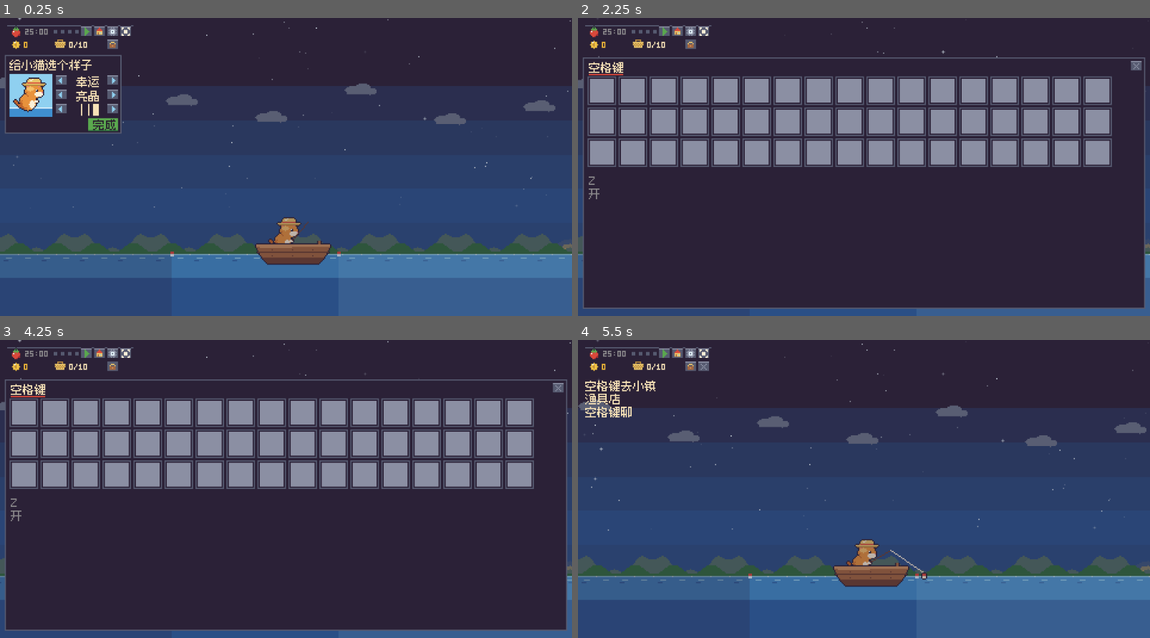
Above: before the commit, frames 1-4 (two rows, left to right).
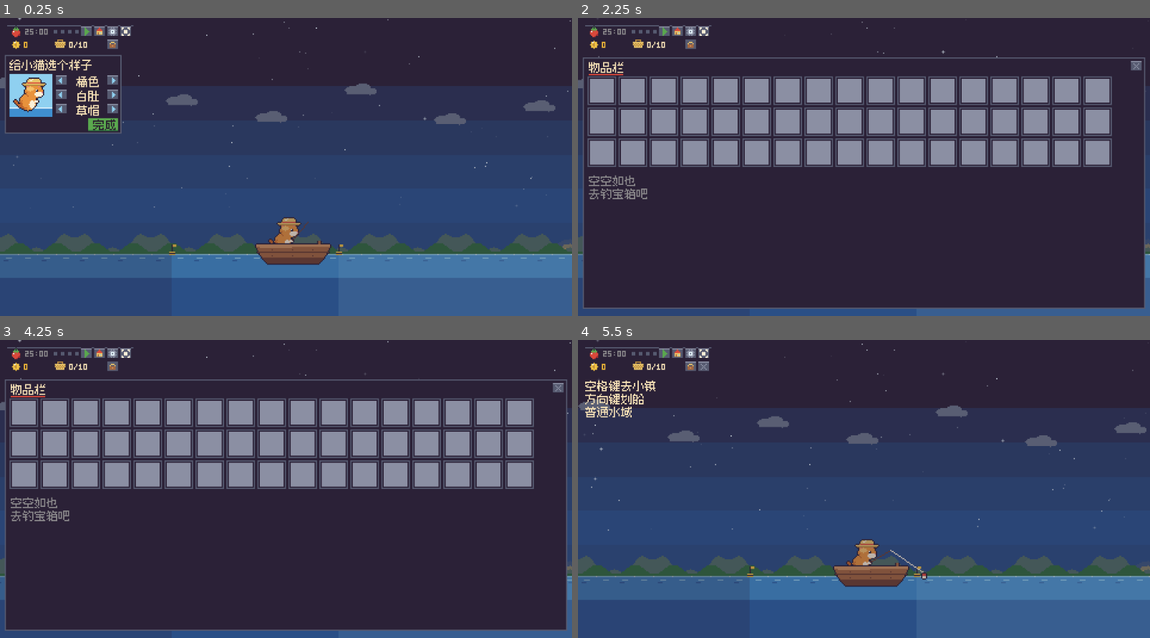
Above: after the commit, the same moments.

Repository: jiahecairen/pixel-cat-fishing
Game: Godot game, scene res://presentation/main.tscn
Same seed, same stepped clock (60 frames per second), same inputs: the game is played once before the commit and once after it.
Inputs (mouse positions are in pixels of both pictures, inside the frame that each line leads up to):
- Up to frame 1 (0.25 s): no input
- Up to frame 2 (2.25 s): tap Enter at 0.5, 0.6 s; move the mouse to (989, 152) at 0.52 s; hold Right 0.53-1.25 s; click (989, 152) at 0.67 s; tap Space at 0.77 s; drag from (749, 181) to (835, 226) at 1.27 s; move the mouse to (921, 101) at 2.02 s; hold Right from 2.03 s (still down); tap Tab at 2.1 s
- Up to frame 3 (4.25 s): release Right at 2.75 s; tap Space at 2.75, 3.77 s; drag from (257, 548) to (114, 444) at 2.77 s; tap Enter at 3.5, 3.6 s; move the mouse to (457, 533) at 3.52 s; hold Left from 3.53 s (still down)
- Up to frame 4 (5.5 s): release Left at 4.25 s; tap Space at 4.25 s; drag from (692, 444) to (778, 414) at 4.27 s; tap Enter at 5 s; move the mouse to (892, 489) at 5.02 s; hold Down from 5.03 s (still down); tap Tab at 5.1 s; click (892, 489) at 5.17 s

The runs differ from the first frame. In frame 1, 0.3% of the frame differs, in the area x 13-61%, y 19-81%; in frame 2, 0.5%, in the area x 1-13%, y 14-61%; in frame 3, 0.5%; in frame 4, 0.5%.

Commit message:
v0.31 图鉴数量改悬停显示、鱼摊右半边可摆摊、浮标换样式；修正v0.30提交里回退的素材/测试/生成脚本
Co-Authored-By: Claude Sonnet 5.5 <noreply@anthropic.com>
Claude-Session: https://claude.ai/code/session_01MGVgxpnz2EqSwpVSKzj7dd

Diff:
--- a/core/game.gd
+++ b/core/game.gd
@@ -301,6 +301,10 @@
 		x0 = x1
 	return out
 
+## 船能划到的左右边界（船左端的世界坐标）。
+func boat_limits() -> Vector2:
+	return Vector2(float(_water.get("boat_min_x", 30)), float(_water.get("boat_max_x", 440)))
+
 func can_steer() -> bool:
 	return (journey.activity() == Journey.Activity.FISHING or journey.activity() == Journey.Activity.IDLE_FULL) and not pomodoro.is_break()
 
--- a/presentation/labels.gd
+++ b/presentation/labels.gd
@@ -34,80 +34,81 @@
 	"市场": Rect2(0, 290, 19, 10),
 	"鱼摊": Rect2(0, 300, 19, 10),
 	"方向键划船": Rect2(0, 310, 49, 10),
-	"浅滩": Rect2(0, 320, 19, 10),
-	"普通水域": Rect2(0, 330, 39, 10),
-	"深水区": Rect2(0, 340, 29, 10),
-	"水果": Rect2(0, 350, 19, 10),
-	"蔬菜": Rect2(0, 360, 19, 10),
-	"面包": Rect2(0, 370, 19, 10),
-	"鲜花": Rect2(0, 380, 19, 10),
-	"小猫的家": Rect2(0, 390, 39, 10),
-	"裁缝铺": Rect2(0, 400, 29, 10),
-	"渔具店": Rect2(0, 410, 29, 10),
-	"空格键进入": Rect2(0, 420, 49, 10),
-	"空格键聊天": Rect2(0, 430, 49, 10),
-	"确定要退出吗": Rect2(0, 440, 59, 10),
-	"退出": Rect2(0, 450, 19, 10),
-	"取消": Rect2(0, 460, 19, 10),
-	"宝箱": Rect2(0, 470, 19, 10),
-	"物品栏": Rect2(0, 480, 29, 10),
-	"使用": Rect2(0, 490, 19, 10),
-	"空空如也": Rect2(0, 500, 39, 10),
-	"生效中": Rect2(0, 510, 29, 10),
-	"去钓宝箱吧": Rect2(0, 520, 49, 10),
-	"欢迎光临": Rect2(0, 530, 39, 10),
-	"空格键出门": Rect2(0, 540, 49, 10),
-	"空格键看货": Rect2(0, 550, 49, 10),
-	"空格键照镜子": Rect2(0, 560, 59, 10),
-	"空格键看图鉴": Rect2(0, 570, 59, 10),
-	"空格键看统计": Rect2(0, 580, 59, 10),
-	"空格键小睡": Rect2(0, 590, 49, 10),
-	"Z": Rect2(0, 600, 5, 10),
-	"真实天气": Rect2(0, 610, 39, 10),
-	"开": Rect2(0, 620, 9, 10),
-	"关": Rect2(0, 630, 9, 10),
-	"休息时才能小睡": Rect2(0, 640, 69, 10),
-	"已经睡饱了": Rect2(0, 650, 49, 10),
-	"小猫睡得真香": Rect2(0, 660, 59, 10),
-	"今天的鱼真新鲜": Rect2(0, 670, 69, 10),
-	"听说金锦鲤很稀有": Rect2(0, 680, 79, 10),
-	"专注时鱼更值钱": Rect2(0, 690, 69, 10),
-	"别让小猫饿着了": Rect2(0, 700, 69, 10),
-	"天气真好呀": Rect2(0, 710, 49, 10),
-	"你的帽子真好看": Rect2(0, 720, 69, 10),
-	"泥鳅": Rect2(0, 730, 19, 10),
-	"小鲫鱼": Rect2(0, 740, 29, 10),
-	"鳊鱼": Rect2(0, 750, 19, 10),
-	"鲈鱼": Rect2(0, 760, 19, 10),
-	"草鱼": Rect2(0, 770, 19, 10),
-	"鲶鱼": Rect2(0, 780, 19, 10),
-	"鳜鱼": Rect2(0, 790, 19, 10),
-	"金锦鲤": Rect2(0, 800, 29, 10),
-	"银龙鱼": Rect2(0, 810, 29, 10),
-	"橘色": Rect2(0, 820, 19, 10),
-	"灰色": Rect2(0, 830, 19, 10),
-	"黑色": Rect2(0, 840, 19, 10),
-	"白色": Rect2(0, 850, 19, 10),
-	"棕色": Rect2(0, 860, 19, 10),
-	"金色": Rect2(0, 870, 19, 10),
-	"纯色": Rect2(0, 880, 19, 10),
-	"白肚": Rect2(0, 890, 19, 10),
-	"虎斑": Rect2(0, 900, 19, 10),
-	"条纹": Rect2(0, 910, 19, 10),
-	"无帽": Rect2(0, 920, 19, 10),
-	"草帽": Rect2(0, 930, 19, 10),
-	"渔夫帽": Rect2(0, 940, 29, 10),
-	"贝雷帽": Rect2(0, 950, 29, 10),
-	"漂流瓶": Rect2(0, 960, 29, 10),
-	"打开看看有什么": Rect2(0, 970, 69, 10),
-	"幸运鱼饵": Rect2(0, 980, 39, 10),
-	"十分钟内更走运": Rect2(0, 990, 69, 10),
-	"招财铃": Rect2(0, 1000, 29, 10),
-	"接下来五单翻倍": Rect2(0, 1010, 69, 10),
-	"藏宝图碎片": Rect2(0, 1020, 49, 10),
-	"集齐四片能寻宝": Rect2(0, 1030, 69, 10),
-	"珍珠": Rect2(0, 1040, 19, 10),
-	"亮晶晶的很值钱": Rect2(0, 1050, 69, 10),
-	"旧靴子": Rect2(0, 1060, 29, 10),
-	"不知道是谁的": Rect2(0, 1070, 59, 10),
+	"空格键摆摊": Rect2(0, 320, 49, 10),
+	"浅滩": Rect2(0, 330, 19, 10),
+	"普通水域": Rect2(0, 340, 39, 10),
+	"深水区": Rect2(0, 350, 29, 10),
+	"水果": Rect2(0, 360, 19, 10),
+	"蔬菜": Rect2(0, 370, 19, 10),
+	"面包": Rect2(0, 380, 19, 10),
+	"鲜花": Rect2(0, 390, 19, 10),
+	"小猫的家": Rect2(0, 400, 39, 10),
+	"裁缝铺": Rect2(0, 410, 29, 10),
+	"渔具店": Rect2(0, 420, 29, 10),
+	"空格键进入": Rect2(0, 430, 49, 10),
+	"空格键聊天": Rect2(0, 440, 49, 10),
+	"确定要退出吗": Rect2(0, 450, 59, 10),
+	"退出": Rect2(0, 460, 19, 10),
+	"取消": Rect2(0, 470, 19, 10),
+	"宝箱": Rect2(0, 480, 19, 10),
+	"物品栏": Rect2(0, 490, 29, 10),
+	"使用": Rect2(0, 500, 19, 10),
+	"空空如也": Rect2(0, 510, 39, 10),
+	"生效中": Rect2(0, 520, 29, 10),
+	"去钓宝箱吧": Rect2(0, 530, 49, 10),
+	"欢迎光临": Rect2(0, 540, 39, 10),
+	"空格键出门": Rect2(0, 550, 49, 10),
+	"空格键看货": Rect2(0, 560, 49, 10),
+	"空格键照镜子": Rect2(0, 570, 59, 10),
+	"空格键看图鉴": Rect2(0, 580, 59, 10),
+	"空格键看统计": Rect2(0, 590, 59, 10),
+	"空格键小睡": Rect2(0, 600, 49, 10),
+	"Z": Rect2(0, 610, 5, 10),
+	"真实天气": Rect2(0, 620, 39, 10),
+	"开": Rect2(0, 630, 9, 10),
+	"关": Rect2(0, 640, 9, 10),
+	"休息时才能小睡": Rect2(0, 650, 69, 10),
+	"已经睡饱了": Rect2(0, 660, 49, 10),
+	"小猫睡得真香": Rect2(0, 670, 59, 10),
+	"今天的鱼真新鲜": Rect2(0, 680, 69, 10),
+	"听说金锦鲤很稀有": Rect2(0, 690, 79, 10),
+	"专注时鱼更值钱": Rect2(0, 700, 69, 10),
+	"别让小猫饿着了": Rect2(0, 710, 69, 10),
+	"天气真好呀": Rect2(0, 720, 49, 10),
+	"你的帽子真好看": Rect2(0, 730, 69, 10),
+	"泥鳅": Rect2(0, 740, 19, 10),
+	"小鲫鱼": Rect2(0, 750, 29, 10),
+	"鳊鱼": Rect2(0, 760, 19, 10),
+	"鲈鱼": Rect2(0, 770, 19, 10),
+	"草鱼": Rect2(0, 780, 19, 10),
+	"鲶鱼": Rect2(0, 790, 19, 10),
+	"鳜鱼": Rect2(0, 800, 19, 10),
+	"金锦鲤": Rect2(0, 810, 29, 10),
+	"银龙鱼": Rect2(0, 820, 29, 10),
+	"橘色": Rect2(0, 830, 19, 10),
+	"灰色": Rect2(0, 840, 19, 10),
+	"黑色": Rect2(0, 850, 19, 10),
+	"白色": Rect2(0, 860, 19, 10),
+	"棕色": Rect2(0, 870, 19, 10),
+	"金色": Rect2(0, 880, 19, 10),
+	"纯色": Rect2(0, 890, 19, 10),
+	"白肚": Rect2(0, 900, 19, 10),
+	"虎斑": Rect2(0, 910, 19, 10),
+	"条纹": Rect2(0, 920, 19, 10),
+	"无帽": Rect2(0, 930, 19, 10),
+	"草帽": Rect2(0, 940, 19, 10),
+	"渔夫帽": Rect2(0, 950, 29, 10),
+	"贝雷帽": Rect2(0, 960, 29, 10),
+	"漂流瓶": Rect2(0, 970, 29, 10),
+	"打开看看有什么": Rect2(0, 980, 69, 10),
+	"幸运鱼饵": Rect2(0, 990, 39, 10),
+	"十分钟内更走运": Rect2(0, 1000, 69, 10),
+	"招财铃": Rect2(0, 1010, 29, 10),
+	"接下来五单翻倍": Rect2(0, 1020, 69, 10),
+	"藏宝图碎片": Rect2(0, 1030, 49, 10),
+	"集齐四片能寻宝": Rect2(0, 1040, 69, 10),
+	"珍珠": Rect2(0, 1050, 19, 10),
+	"亮晶晶的很值钱": Rect2(0, 1060, 69, 10),
+	"旧靴子": Rect2(0, 1070, 29, 10),
+	"不知道是谁的": Rect2(0, 1080, 59, 10),
 }
--- a/presentation/main.gd
+++ b/presentation/main.gd
@@ -371,7 +371,8 @@
 			_boat_fx = float(j.boat_x())
 		_boat_fx = clampf(_boat_fx + dir * BOAT_SPEED * game.move_speed() * dt, 0.0, 9999.0)
 		game.steer_to(_boat_fx)
-		world.boat_moving = true
+		var lim := game.boat_limits()
+		world.boat_moving = not ((dir < 0 and j.boat_x() <= lim.x) or (dir > 0 and j.boat_x() >= lim.y))   # 顶到头就不划了
 		world.boat_dir = float(dir)
 		_last_walk_input = t
 	elif dir != 0 and j.in_town():
@@ -406,7 +407,8 @@
 			game.roam_board(world.frac_to_boat(x))
 			play("click")
 		elif world.near_stall(x) and not game.state.basket.is_empty():
-			game.end_roam(0.0, world.frac_to_boat(x))
+			game.end_roam(world.frac_to_stall(x), world.frac_to_boat(x))      # 从当前位置走到摊位后面开张
+			play("click")
 		elif not world.door_near(x).is_empty():
 			_enter_building(world.door_near(x)[2])
 		elif world.stroller_near(x, Time.get_ticks_msec()) >= 0:
@@ -997,7 +999,7 @@
 		_text("%d/%d" % [game.state.basket.size(), game.state.basket_capacity], Vector2(69, 17),
 				Pal.L_R if full else Pal.L_W)
 	if game.move_speed() != 1.0 and not mini:
-		_text("x%d" % int(game.move_speed()), Vector2(17, 62), Pal.L_Y)      # 移动倍速（] 加快 / [ 减慢）
+		_text("x%d" % int(game.move_speed()), Vector2(17, 66), Pal.L_Y)      # 移动倍速（] 加快 / [ 减慢）
 	# 完整窗口里的操作提示（夜里天空是深色，换成浅色字）
 	var hint_col: Color = Pal.L_W if float(game.sky()["dark"]) > 0.35 else Pal.U_K
 	if not mini and not panel_open():
@@ -1019,9 +1021,11 @@
 				var hint := "空格键互动"
 				if world.near_pier(rx):
 					hint = "空格键去钓鱼"
+				elif world.near_stall(rx) and not game.state.basket.is_empty():
+					hint = "空格键摆摊"
 				elif not world.door_near(rx).is_empty():
 					hint = "空格键进入"
-				elif world.stroller_near(rx, Time.get_ticks_msec()) >= 0 and not world.near_stall(rx) and not world.near_pier(rx):
+				elif world.stroller_near(rx, Time.get_ticks_msec()) >= 0 and not world.near_pier(rx):
 					hint = "空格键聊天"
 				label(hint, Vector2(17, 41), hint_col)
 		elif game.can_go_to_town():
--- a/presentation/menu.gd
+++ b/presentation/menu.gd
@@ -118,20 +118,21 @@
 	var counts: Dictionary = g.state.stats["fish_counts"]
 	var tip := ""
 	var tip_price := 0
+	var tip_count := 0
 	for i in g.fish_list.size():
 		var f: Dictionary = g.fish_list[i]
 		var cx: int = 17 + (i % 3) * 32
 		var cy: int = ROW_Y + (i / 3) * 14
 		var n := int(counts.get(f["id"], 0))
 		m.draw_texture(m.tex[f["sprite"]], Vector2(cx, cy), Color.WHITE if n > 0 else Color(0.25, 0.25, 0.35))
-		if n > 0:
-			m.text("x%d" % n, Vector2(cx + 19, cy + 4), Pal.L_W)
 		if Rect2(cx - 1, cy - 1, 31, 14).has_point(hover):
 			tip = f["name"] if n > 0 else "？？？"
 			tip_price = int(f["price"]) if n > 0 else 0
+			tip_count = n
 	if tip != "":
 		m.label(tip, Vector2(19, 82), Pal.L_W)
 		if tip_price > 0:
+			m.text("x%d" % tip_count, Vector2(60, 85), Pal.L_W)      # 鼠标放上去才显示数量，免得和旁边的鱼图叠在一起
 			m.text_right(str(tip_price), 110, 85, Pal.L_Y)
 	else:
 		m.label("共钓到", Vector2(19, 82), Pal.L_A)
--- a/presentation/world.gd
+++ b/presentation/world.gd
@@ -122,8 +122,9 @@
 func frac_to_boat(x: float) -> float:
 	return absf(x - WALK_FROM_X) / float(STALL_CAT_X - WALK_FROM_X)
 
+## 小猫（贴图左边缘 x）站在鱼摊前的任何位置都算"到摊位了"：中心落在摊位宽度内（再宽 8 像素）。
 func near_stall(x: float) -> bool:
-	return absf(x - STALL_CAT_X) <= NEAR
+	return absf(x + 16.0 - (STALL_X + 23.0)) <= 31.0
 
 func near_pier(x: float) -> bool:
 	return x <= PIER_X + NEAR
@@ -347,8 +348,11 @@
 			var bx := float(z["x1"])
 			if z["id"] != "shallow" and bx > left - 4 and bx < right + 4:
 				var bob := 1 if (t / 700 + int(bx)) % 2 == 0 else 0
-				m.draw_rect(Rect2(bx - 1, WATER_Y - 3 + bob, 3, 2), Pal.L_R)
-				m.draw_rect(Rect2(bx - 1, WATER_Y - 1 + bob, 3, 2), Pal.U_W)
+				# 水域分界浮标：黄色浮筒 + 竖杆 + 小旗，和钓鱼的红白浮漂区分开
+				m.draw_rect(Rect2(bx, WATER_Y - 9 + bob, 1, 6), Pal.U_K)
+				m.draw_rect(Rect2(bx + 1, WATER_Y - 9 + bob, 3, 2), Pal.L_Y)
+				m.draw_rect(Rect2(bx - 2, WATER_Y - 3 + bob, 5, 3), Pal.L_Y)
+				m.draw_rect(Rect2(bx - 2, WATER_Y - 2 + bob, 5, 1), Pal.U_K)
 	# 地面
 	var land_left := maxf(left, SHORE_X)
 	if land_left < right:
--- a/tests/run_tests.gd
+++ b/tests/run_tests.gd
@@ -33,7 +33,7 @@
 	var balance := ConfigLoader.load_balance()
 	var fish := ConfigLoader.load_fish()
 	check(not balance.is_empty(), "balance.json 可加载")
-	check(fish.size() == 3, "fish.json 有 3 种鱼")
+	check(fish.size() == 9, "fish.json 有 9 种鱼")
 	if _fails == 0:
 		test_economy(fish)
 		test_fishing(balance, fish)
@@ -45,6 +45,7 @@
 		test_chest(balance, fish)
 		test_adapters()
 		test_weather(balance, fish)
+		test_water(balance, fish)
 		test_inventory(balance, fish)
 		test_checkpoint(balance, fish)
 		test_event_log()
@@ -85,6 +86,7 @@
 	print("fishing")
 	var cfg: Dictionary = balance["fishing"]
 	var fs := Fishing.new(cfg, fish, _rng(7))
+	fs.zone = "normal"
 	var now := 0
 	fs.start(now)
 	check(fs.state == Fishing.State.CASTING, "开始后进入抛竿")
@@ -104,7 +106,7 @@
 			break
 	check(catches == 300, "跑出 300 次鱼获")
 	check(waits.min() >= 20000 and waits.max() <= 60000, "咬钩等待在 20–60 秒 (%d..%d)" % [waits.min(), waits.max()])
-	check(counts.get("crucian", 0) > counts.get("bass", 0) and counts.get("bass", 0) > counts.get("koi", 0),
+	check(counts.get("crucian", 0) > counts.get("koi", 0) and counts.get("bass", 0) > counts.get("koi", 0),
 			"稀有度分布符合权重 %s" % str(counts))
 	# 睡眠醒来（时间跳 3 小时）不会补钓多条
 	var n := 0
@@ -269,6 +271,19 @@
 	check(gv.journey.activity() == Journey.Activity.VENDING and gv.go_fishing(0.0, 1.0), "摆摊中也可以点去钓鱼")
 	check(gv.journey.activity() == Journey.Activity.WALK_TO_BOAT and gv.state.basket.size() == 3, "没卖的鱼还在篓里")
 	check(not gv.go_fishing(0.0, 1.0), "已经在走向码头，不能重复点")
+	# 测试倍速：航行和走路按倍速缩短，进行中的航行进度保持连续
+	var gs := Game.new(balance, fish, GameState.new(), FakeClock.new(), _rng(11))
+	var cs = gs._clock
+	gs.economy.add_catch(gs.state, "s1", "bass", false)
+	check(gs.change_move_speed(1) == 2.0 and gs.change_move_speed(1) == 4.0 and gs.change_move_speed(-1) == 2.0, "倍速 1→2→4→2")
+	gs.go_to_town(); _run(gs, cs, 14)
+	check(gs.journey.activity() == Journey.Activity.SAIL_OUT, "2 倍速：14 秒还在航行")
+	var prog_before: float = gs.journey.progress(cs.t)
+	gs.change_move_speed(1)
+	check(absf(gs.journey.progress(cs.t) - prog_before) < 0.01, "航行中改倍速，进度不跳 (%.2f)" % gs.journey.progress(cs.t))
+	var ev_s := _run(gs, cs, 5)
+	check(_count(ev_s, "docked") == 1, "4 倍速：剩下的航行很快就到")
+	check(gs.change_move_speed(-9) == 1.0 and gs.change_move_speed(99) == 16.0, "倍速到头不越界")
 	# 航行途中进入休息：进度冻结，休息结束后接着走
 	var g3 := Game.new(balance, fish, GameState.new(), FakeClock.new(), _rng(2))
 	var c3 = g3._clock
@@ -333,11 +348,12 @@
 	var base := Fishing.new(balance["fishing"], fish, _rng(1))
 	var baited := Fishing.new(balance["fishing"], fish, _rng(1))
 	baited.rarity_bonus = 0.75
+	base.zone = "deep"; baited.zone = "deep"
 	var k0 := 0; var k1 := 0
 	for i in 5000:
 		if base._roll_fish() == "koi": k0 += 1
 		if baited._roll_fish() == "koi": k1 += 1
-	check(k1 > k0 * 1.4, "满级鱼饵锦鲤明显变多 (%d → %d)" % [k0, k1])
+	check(k1 > k0 * 1.2, "满级鱼饵锦鲤明显变多 (%d → %d)" % [k0, k1])
 	# 升级随存档恢复
 	var s2 := GameState.new(); s2.from_dict(JSON.parse_string(JSON.stringify(g.state.to_dict())))
 	var g2 := Game.new(balance, fish, s2, clock, _rng(9))
@@ -563,6 +579,31 @@
 	check(not g.is_raining() and is_equal_approx(g.fishing.chest_chance, chest0), "雨停后宝箱概率恢复")
 	check(is_equal_approx(g.fishing.wait_multiplier, g._free_multiplier) or is_equal_approx(g.fishing.wait_multiplier, 1.0), "雨停后咬钩时间恢复")
 
+func test_water(balance: Dictionary, fish: Array) -> void:
+	print("water: 水域与划船")
+	var fs := Fishing.new(balance["fishing"], fish, _rng(3))
+	var seen := {"shallow": {}, "normal": {}, "deep": {}}
+	for z in seen:
+		fs.zone = z
+		for i in 4000:
+			seen[z][fs._roll_fish()] = true
+	check(not seen["shallow"].has("arowana") and not seen["shallow"].has("catfish") and not seen["shallow"].has("koi"), "浅滩钓不到深水鱼")
+	check(seen["deep"].has("arowana") and seen["deep"].has("catfish") and not seen["deep"].has("loach"), "深水区有银龙鱼和鲶鱼，没有泥鳅")
+	check(seen["normal"].has("bass") and seen["normal"].has("koi") and not seen["normal"].has("arowana"), "普通水域有鲈鱼和锦鲤")
+	var g := Game.new(balance, fish, GameState.new(), FakeClock.new(), _rng(4))
+	check(g.zone_id(100.0) == "deep" and g.zone_id(250.0) == "normal" and g.zone_id(400.0) == "shallow", "按位置判断水域")
+	var zb := g.zone_bounds(640.0)
+	check(zb.size() == 3 and zb[0]["x0"] == 0.0 and zb[2]["x1"] == 640.0 and zb[1]["x0"] == zb[0]["x1"], "水域范围首尾相接")
+	check(g.can_steer() and g.steer_to(120.0) and g.journey.boat_x() == 120, "钓鱼时可以划船")
+	check(g.steer_to(-50.0) and g.journey.boat_x() == 30 and g.steer_to(9999.0) and g.journey.boat_x() == 440, "划船范围有边界")
+	g.economy.add_catch(g.state, "w1", "bass", false)
+	g.go_to_town()
+	check(not g.can_steer() and not g.steer_to(200.0), "出发后不能划船")
+	var c: FakeClock = g._clock
+	g.steer_to(200.0)
+	_run(g, c, 100)
+	check(g.journey.boat_x() == 440, "往返小镇不改变船的位置")
+
 func test_inventory(balance: Dictionary, fish: Array) -> void:
 	print("inventory & items")
 	var clock := FakeClock.new()
--- a/tests/sim_long_run.gd
+++ b/tests/sim_long_run.gd
@@ -57,6 +57,8 @@
 			g.go_to_town()
 		elif r < 0.0010 and g.can_go_fishing():     # 模拟玩家点气泡/去钓鱼按钮
 			g.go_fishing(act.randf_range(552.0, 700.0), 0.5)
+		elif r < 0.0013 and g.can_steer():
+			g.steer_to(act.randf_range(-20.0, 500.0))
 		elif r < 0.0023:
 			var id: String = ["rod", "bait", "basket"][act.randi() % 3]
 			var cost: int = g.upgrades.next_cost(g.state, id)
@@ -89,6 +91,7 @@
 		require(s.basket.size() <= s.basket_capacity, "鱼篓超容量 %d/%d" % [s.basket.size(), s.basket_capacity], i)
 		require(s.processed_catch_ids.size() <= GameState.MAX_PROCESSED_IDS and s.processed_sale_ids.size() <= GameState.MAX_PROCESSED_IDS, "幂等记录无限增长", i)
 		require(g.journey.activity() >= 0 and g.journey.activity() <= Journey.Activity.SOLD_OUT, "未知活动状态", i)
+		require(g.journey.boat_x() >= 30 and g.journey.boat_x() <= 440, "船划出了范围", i)
 		require(g.journey.on_boat() or not g.fishing.is_active(), "人在镇上却在钓鱼", i)
 		require(not (g.pomodoro.is_break() and g.fishing.is_active()), "休息时还在钓鱼", i)
 		require(g.in_focus() or s.session_haul.is_empty(), "不在专注但木箱里有鱼", i)
Binary file changed: assets/sprites/fish_arowana.png
Not shown, added: assets/sprites/fish_arowana.png.import
Binary file changed: assets/sprites/fish_bream.png
Not shown, added: assets/sprites/fish_bream.png.import
Binary file changed: assets/sprites/fish_catfish.png
Not shown, added: assets/sprites/fish_catfish.png.import
Binary file changed: assets/sprites/fish_grass_carp.png
Not shown, added: assets/sprites/fish_grass_carp.png.import
Binary file changed: assets/sprites/fish_loach.png
Not shown, added: assets/sprites/fish_loach.png.import
Binary file changed: assets/sprites/fish_mandarin.png
Not shown, added: assets/sprites/fish_mandarin.png.import
(and 31 more such lines)
